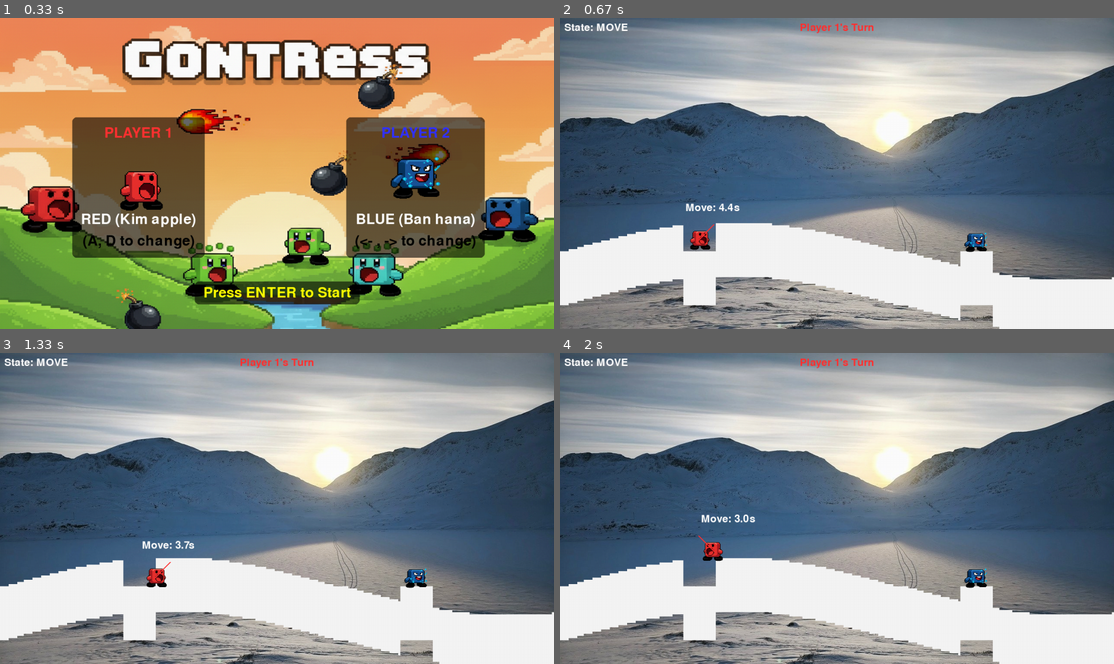
Above: before the commit, frames 1-4 (two rows, left to right).
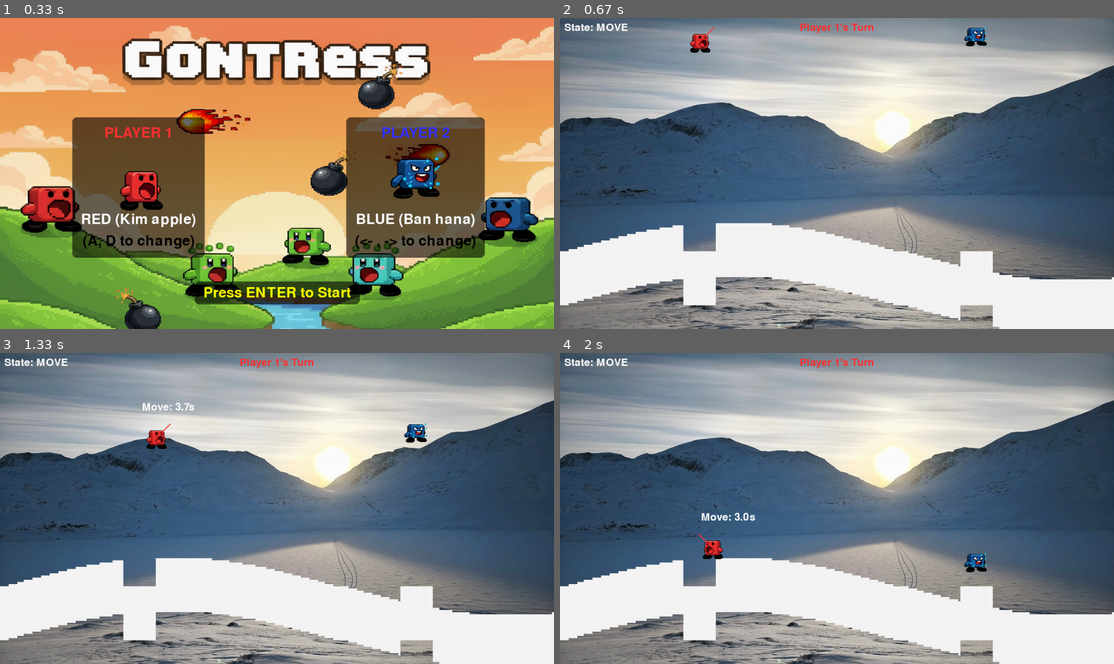
Above: after the commit, the same moments.

Repository: gonida1010/MyGame
Game: pygame game, started from Pygame_main.py
The game is run twice, just before and just after one commit, with the same random seed, the same clock (stepped at 60 frames per second) and the same inputs.
Inputs:
- Up to frame 1 (0.33 s): no input
- Up to frame 2 (0.67 s): tap Enter at 0.33 s
- Up to frame 3 (1.33 s): hold D 0.67-1.13 s; hold D from 1.17 s (still down)
- Up to frame 4 (2 s): release D at 1.63 s; hold A from 1.67 s (still down)

Frame 1 is identical in both runs. In frame 2, 0.9% of the frame differs, in the area x 22-78%, y 2-76%; in frame 3, 1.0%, in the area x 25-78%, y 16-76%; in frame 4, 0.7%.

Commit message:
1차 완성본

Diff:
--- a/Pygame_main.py
+++ b/Pygame_main.py
@@ -8,7 +8,7 @@
 SCREEN_WIDTH = 1280
 SCREEN_HEIGHT = 720
 FPS = 60
-GRAVITY = 0.15  # 중력세기 테스트중
+GRAVITY = 0.1  # 중력세기 테스트중
 PROJECTILE_VELOCITY = 10  # 발사 세기 (고정)
 
 # 색상 설정
@@ -453,32 +453,35 @@
                    BLUE, player_2_controls, char_type=p2_type)
         ]
         self.players.add(self.player_list)
-
-        player_height = self.player_list[0].rect.height
-
-        ground_y_center = (MAP_HEIGHT * 3 // 4) * TILE_SIZE - (player_height // 2)
-
         for player in self.player_list:
-            player.rect.centery = ground_y_center
+            player.rect.top = 0
+
+        # player_height = self.player_list[0].rect.height
+
+        # ground_y_center = (MAP_HEIGHT * 3 // 4) * TILE_SIZE - (player_height // 2)
 
         self.projectiles = pygame.sprite.Group()
 
         self.turn_index = 0
         self.current_player = self.player_list[self.turn_index]
-        self.game_state = "MOVE" # MOVE, AIM_1, AIM_2, FIRE, GAMEOVER
+        self.game_state = "MOVE"
 
         self.state_timer = 0
         self.move_time_limit = 5000  # 5초 (밀리초)
         self.aim_2_time_limit = 3000 # 3초
 
         # 게이지 변수
-        self.gauge_1_angle_speed = 2.4  # 1단계 게이지 속도임
-        self.gauge_2_speed = (SCREEN_HEIGHT // 100) * 1.15 # 2단계 게이지 속도 설정
-        self.gauge_2_value = 0
+        self.gauge_1_angle_speed = 2.4
+        self.gauge_2_speed = 8          # (속도를 고정값으로 변경, 8~10 추천)
+        self.gauge_2_value = 0          # (0 부터 self.gauge_2_height 까지 움직임)
+        self.gauge_2_height = 200       # 게이지의 '높이'
         self.gauge_2_direction = 1
-        self.gauge_2_target_y = 0
-        self.gauge_2_target_height = 20
+        self.gauge_2_target_value = 0   # 0~200 사이의 '값' (Y좌표 아님)
+        self.gauge_2_target_height = 20 # 타겟의 '두께'
         self.bonus_shot = False
+
+        self.multi_shot_counter = 0
+        self.multi_shot_angle = 0
 
     def run(self):
         while True: # 게임 루프
@@ -513,19 +516,19 @@
                     self.state_timer = pygame.time.get_ticks() # 3초 타이머 시작
                     self.gauge_2_value = 0
                     self.gauge_2_direction = 1
-                    # 랜덤한 타겟 위치 설정
-                    self.gauge_2_target_y = pygame.Rect(0, 0, 20, self.gauge_2_target_height).centery + (SCREEN_HEIGHT // 2 - 100) + (180 * (pygame.time.get_ticks() % 1000 / 1000.0))
+                    # 랜덤한 타겟 위치 설정 - 랜덤한 '타겟 값' (0 ~ 180)을 설정
+                    self.gauge_2_target_value = random.randint(0, self.gauge_2_height - self.gauge_2_target_height)
 
             # [3. 조준 2단계 (보너스) 상태]
             elif self.game_state == "AIM_2":
                 if event.type == pygame.KEYDOWN and event.key == self.current_player.controls['fire']:
                     # 2단계 게이지 발사!
-                    gauge_rect = pygame.Rect(SCREEN_WIDTH - 50, SCREEN_HEIGHT // 2 - 100, 20, 200)
-                    target_rect = pygame.Rect(gauge_rect.x, self.gauge_2_target_y, gauge_rect.width, self.gauge_2_target_height)
-                    indicator_rect = pygame.Rect(gauge_rect.x, gauge_rect.y + self.gauge_2_value, gauge_rect.width, 5)
-
-                    # 성공 판정
-                    if target_rect.colliderect(indicator_rect):
+                    # (indicator 두께 5 / 2)
+                    indicator_center = self.gauge_2_value + 2.5
+                    target_top = self.gauge_2_target_value
+                    target_bottom = self.gauge_2_target_value + self.gauge_2_target_height
+
+                    if target_top <= indicator_center <= target_bottom:
                         self.bonus_shot = True
                         print("SKILL SHOT!")
                     else:
@@ -536,6 +539,8 @@
 
         keys = pygame.key.get_pressed()
 
+
+        # 이동 속도 조절(느리게 설정함)
         if self.game_state == "MOVE":
             if keys[self.current_player.controls['left']]:
                 self.current_player.move(-1, self.terrain)
@@ -571,9 +576,12 @@
             else:
                 # 2단계 게이지: 상하 이동
                 self.gauge_2_value += self.gauge_2_speed * self.gauge_2_direction
-                gauge_rect = pygame.Rect(SCREEN_WIDTH - 50, SCREEN_HEIGHT // 2 - 100, 20, 200)
-                if self.gauge_2_value <= 0 or self.gauge_2_value >= gauge_rect.height:
+
+                # 게이지 값이 0~200 사이를 벗어나지 않게
+                if self.gauge_2_value <= 0 or self.gauge_2_value >= self.gauge_2_height:
                     self.gauge_2_direction *= -1
+                    # 경계값 보정
+                    self.gauge_2_value = max(0, min(self.gauge_2_value, self.gauge_2_height))
 
         elif self.game_state == "FIRE":
             if len(self.projectiles) == 0:
@@ -697,16 +705,30 @@
             time_text = self.font.render(f"BONUS: {remaining_time:.1f}s", True, RED)
             self.surface.blit(time_text, (SCREEN_WIDTH // 2 - time_text.get_width() // 2, 50))
 
-            # 2단계 게이지 바
-            gauge_rect = pygame.Rect(SCREEN_WIDTH - 50, SCREEN_HEIGHT // 2 - 100, 20, 200)
+            # 1. 게이지 위치 설정 (플레이어 기준)
+            gauge_width = 20
+            # 게이지의 '높이'는 self.gauge_2_height (200)
+
+            # 플레이어 오른쪽에 40픽셀, 머리 위 100픽셀 지점에 게이지의 [상단]이 오도록
+            gauge_x = self.current_player.rect.right + 40
+            # 만약 플레이어가 너무 오른쪽에 있으면 게이지가 화면 밖으로 나갈 수 있으니 보정
+            if gauge_x + gauge_width > SCREEN_WIDTH - 20:
+                gauge_x = self.current_player.rect.left - 40 - gauge_width # 반대편(왼쪽)에 표시
+
+            gauge_y = self.current_player.rect.centery - (self.gauge_2_height // 2) # 플레이어 Y 중앙에 맞춤
+
+            # 게이지 전체 배경
+            gauge_rect = pygame.Rect(gauge_x, gauge_y, gauge_width, self.gauge_2_height)
             pygame.draw.rect(self.surface, BLACK, gauge_rect)
 
-            # 랜덤 타겟
-            target_rect = pygame.Rect(gauge_rect.x, self.gauge_2_target_y, gauge_rect.width, self.gauge_2_target_height)
+            # 2. 랜덤 타겟 (게이지 값 0~200을 Y좌표로 변환)
+            target_y_pos = gauge_y + self.gauge_2_target_value
+            target_rect = pygame.Rect(gauge_x, target_y_pos, gauge_width, self.gauge_2_target_height)
             pygame.draw.rect(self.surface, GREEN, target_rect)
 
-            # 현재 위치 표시
-            indicator_rect = pygame.Rect(gauge_rect.x, gauge_rect.y + self.gauge_2_value, gauge_rect.width, 5)
+            # 3. 현재 위치 표시 (게이지 값 0~200을 Y좌표로 변환)
+            indicator_y_pos = gauge_y + self.gauge_2_value
+            indicator_rect = pygame.Rect(gauge_x, indicator_y_pos, gauge_width, 5) # 두께 5
             pygame.draw.rect(self.surface, YELLOW, indicator_rect)
 
         elif self.game_state == "GAMEOVER":
